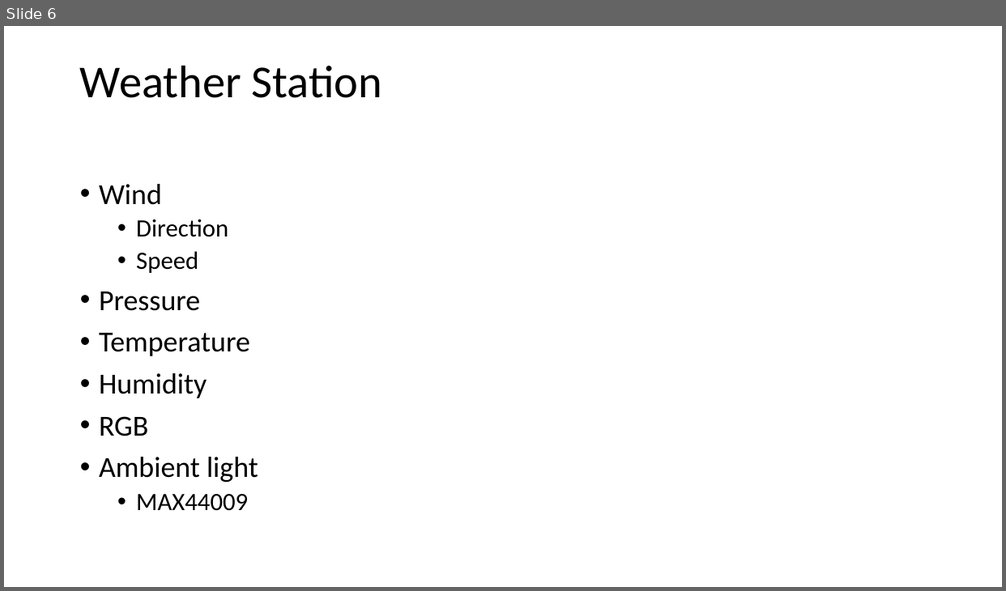
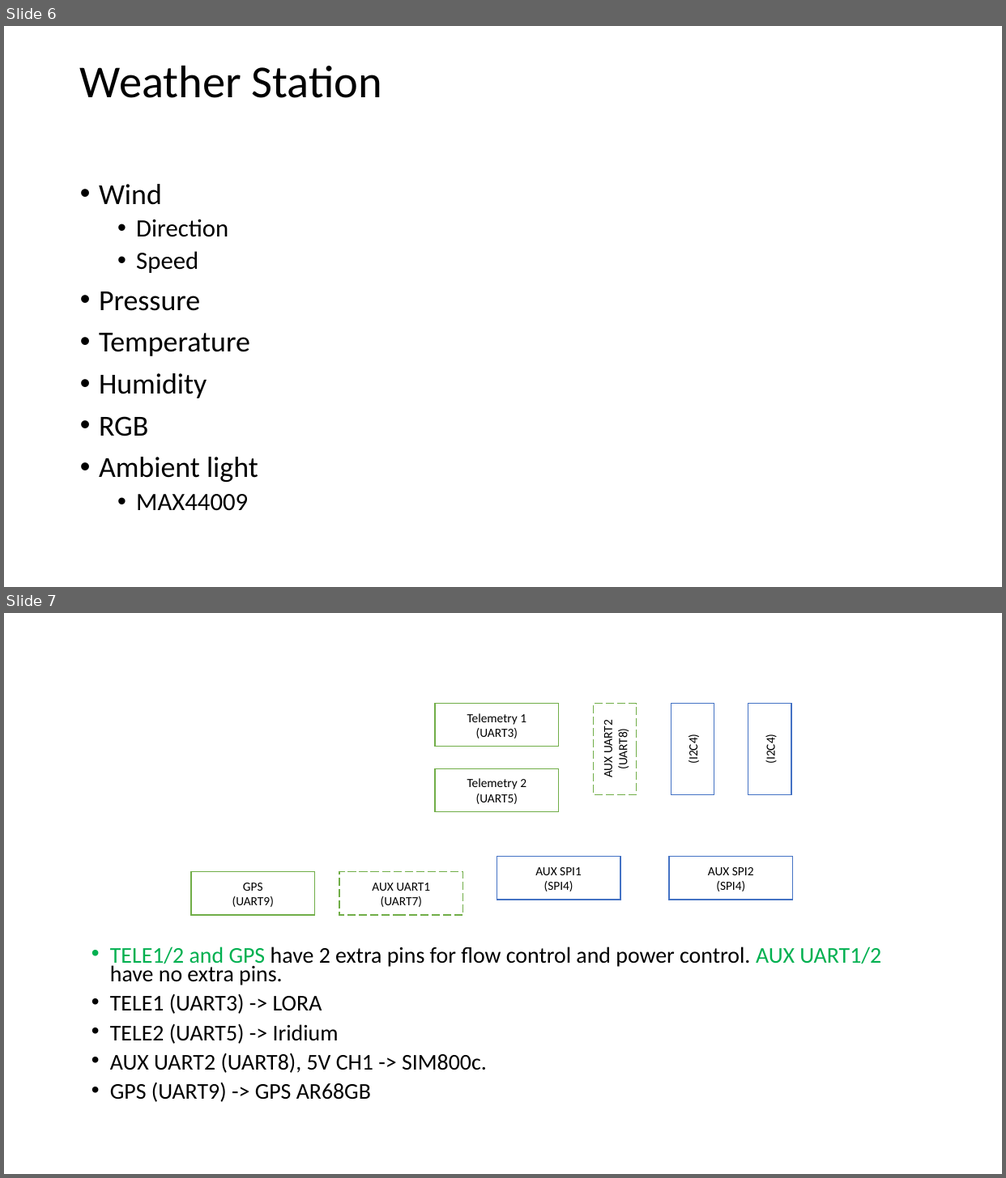
Before and after one commit to majianjia/DeepPlankter, a slide deck: doc/DeepPlankter-digrams.pptx. Shown one above the other, each under a label of ours: slide 6 before the commit, slides 6 and 7 after it. The pictures are 1006x591 and 1006x1178 pixels, drawn with LibreOffice and Linux fonts; fonts in the diff are those of the drawing. Boxes give left, top, right and bottom in pixels: in the first picture for what was removed or moved away, otherwise in the second. Text is boxed around its words. In the diff, an @@ line names an element or a change of style, - is before the commit and + after.

```diff
--- a/doc/DeepPlankter-digrams.pptx
+++ b/doc/DeepPlankter-digrams.pptx
@@ slide 7 added at (4, 613, 1002, 1174), background #FFFFFF @@
@@ rectangle added at (435, 704, 559, 747), fill #FFFFFF, outline #70AD47 1 pt, 12 pt, text #000000 @@
+Telemetry 1
+(UART3)
@@ rectangle added at (593, 704, 637, 795), fill #FFFFFF, outline #70AD47 1 pt dashed, 12 pt, text #000000 @@
+AUX UART2
+(UART8)
@@ rectangle added at (671, 704, 714, 795), fill #FFFFFF, outline #4472C4 1 pt, 12 pt, text #000000 @@
+(I2C4)
@@ rectangle added at (748, 704, 791, 795), fill #FFFFFF, outline #4472C4 1 pt, 12 pt, text #000000 @@
+(I2C4)
@@ rectangle added at (435, 769, 559, 812), fill #FFFFFF, outline #70AD47 1 pt, 12 pt, text #000000 @@
+Telemetry 2
+(UART5)
@@ rectangle added at (191, 872, 315, 915), fill #FFFFFF, outline #70AD47 1 pt, 12 pt, text #000000 @@
+GPS
+(UART9)
@@ rectangle added at (339, 872, 463, 915), fill #FFFFFF, outline #70AD47 1 pt dashed, 12 pt, text #000000 @@
+AUX UART1
+(UART7)
@@ rectangle added at (496, 856, 620, 900), fill #FFFFFF, outline #4472C4 1 pt, 12 pt, text #000000 @@
+AUX SPI1
+(SPI4)
@@ rectangle added at (670, 856, 793, 900), fill #FFFFFF, outline #4472C4 1 pt, 12 pt, text #000000 @@
+AUX SPI2
+(SPI4)
@@ text added at (110, 947, 881, 1102), 21.7 pt, text #000000 @@
+• TELE1/2 and GPS have 2 extra pins for flow control and power control. AUX UART1/2 have no extra pins.
+• TELE1 (UART3) -> LORA
+• TELE2 (UART5) -> Iridium
+• AUX UART2 (UART8), 5V CH1 -> SIM800c.
+• GPS (UART9) -> GPS AR68GB
```
Also in this commit, not shown: 1 other slide added.
